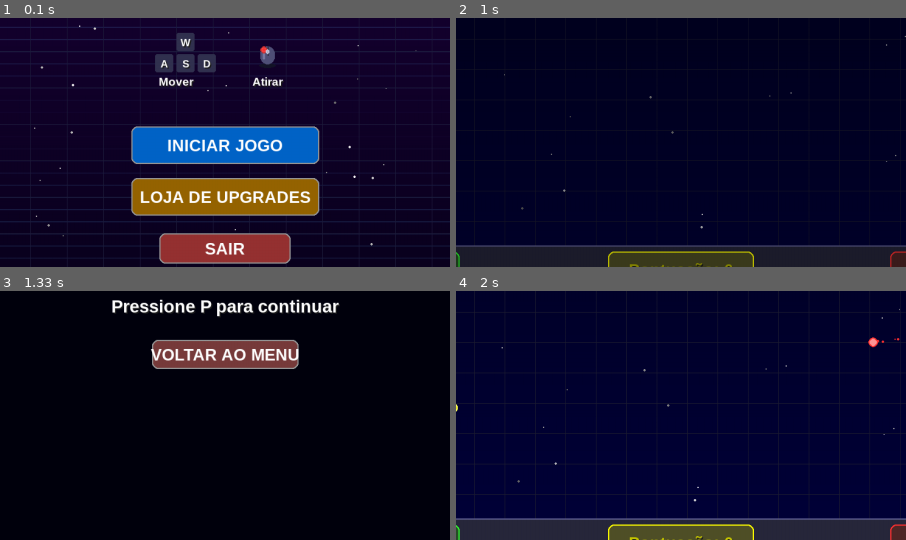
Above: before the commit, frames 1-4 (two rows, left to right).
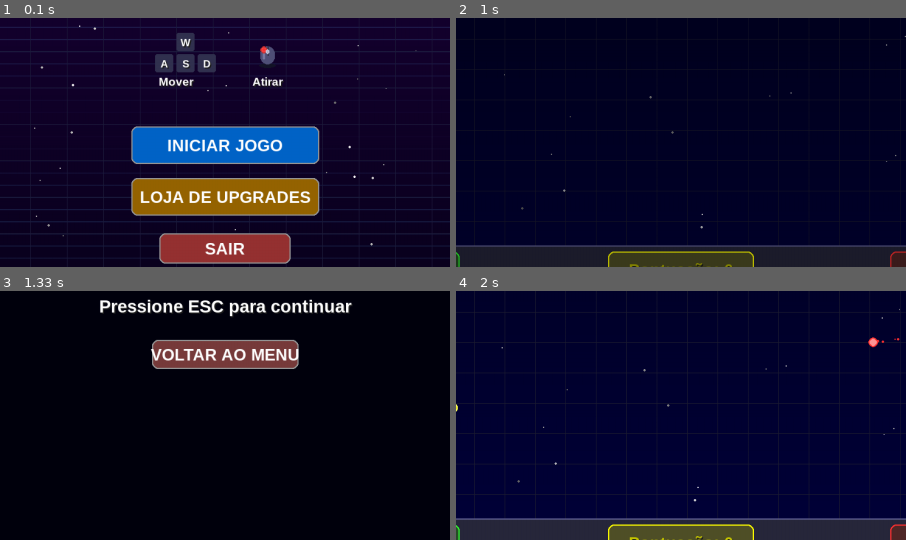
Above: after the commit, the same moments.

Repository: JoaoPedroMarimon/Pygame_SquareStorm
Game: pygame game, started from main.py
Two runs of this game, one before a commit and one after it. Both use one fixed random seed, a clock stepped at 60 frames per second and the inputs below.
Inputs (mouse positions are % of the whole screen's width and height, from its top left):
- Up to frame 1 (0.1 s): no input
- Up to frame 2 (1 s): tap Enter at 0.33, 0.67 s
- Up to frame 3 (1.33 s): hold Esc from 1 s (still down); hold D from 1 s (still down); move the mouse to (19, 73) at 1.03 s
- Up to frame 4 (2 s): release Esc at 1.47 s; release D at 1.47 s; hold Esc 1.5-1.97 s
The pictures show only the part of the screen within x 25-75%, y 45-95%; the shares and areas given below are measured in that part.

Frames 1-2 are identical in both runs. In frame 3, 2.1% of the frame differs, in the area x 22-79%, y 3-11%; in frame 4, nothing differs.

Commit message:
fix dead animation

Diff:
--- a/src/game/fase.py
+++ b/src/game/fase.py
@@ -366,6 +366,9 @@
     # Flag para pausa
     pausado = False
 
+    # Flag para controle de morte
+    jogador_morto = False
+
     # Controles de movimento
     movimento_x = 0
     movimento_y = 0
@@ -397,6 +400,9 @@
 
     # Criar mira personalizada
     mira_surface, mira_rect = criar_mira(12, BRANCO, AMARELO)
+
+    # Rectangle for pause menu button
+    rect_menu_pausado = None
 
     # Loop principal da fase
     rodando = True
@@ -412,14 +418,12 @@
         # Obter a posição atual do mouse para o sistema de mira
         pos_mouse = pygame.mouse.get_pos()
 
-# Inside the event loop, modify the mouse button handling
-# Inside the event loop, modify the pause control logic:
         for evento in pygame.event.get():
             if evento.type == pygame.QUIT:
                 return False, pontuacao
 
-            # Controles do teclado e mouse para o jogador (quando não estiver na introdução ou pausado)
-            if not mostrando_inicio and not pausado:
+            # Controles do teclado para o jogador (quando não estiver na introdução ou pausado ou morto)
+            if not mostrando_inicio and not pausado and not jogador_morto:
                 if evento.type == pygame.KEYDOWN:
                     if evento.key == pygame.K_w:
                         movimento_y = -1
@@ -434,7 +438,7 @@
                     if evento.key == pygame.K_ESCAPE:
                         pausado = True
                         pygame.mixer.pause()
-                        pygame.mouse.set_visible(True)  # Show cursor when paused
+                        pygame.mouse.set_visible(True)
 
                 # Parar o movimento quando soltar as teclas
                 if evento.type == pygame.KEYUP:
@@ -447,7 +451,7 @@
                     if evento.key == pygame.K_d and movimento_x > 0:
                         movimento_x = 0
 
-                # Tiro com o botão esquerdo do mouse (only when not paused)
+                # Tiro com o botão esquerdo do mouse (apenas se não estiver morto)
                 if evento.type == pygame.MOUSEBUTTONDOWN and evento.button == 1:
                     jogador.atirar_com_mouse(tiros_jogador, pos_mouse)
 
@@ -459,7 +463,7 @@
                         pygame.mixer.unpause()
                         pygame.mouse.set_visible(False)
                     if evento.key == pygame.K_m:
-                        return "menu", pontuacao  # Return "menu" instead of False
+                        return "menu", pontuacao
 
                 # Handle mouse clicks while paused
                 if evento.type == pygame.MOUSEBUTTONDOWN and evento.button == 1:
@@ -468,10 +472,11 @@
                         return "menu", pontuacao
 
             else:
-                # During introduction
+                # Durante a introdução, apenas ESC funciona
                 if evento.type == pygame.KEYDOWN:
                     if evento.key == pygame.K_ESCAPE:
                         return False, pontuacao
+                    # Qualquer tecla avança a introdução
                     contador_inicio = 0
 
         # Atualizar contador de introdução
@@ -508,7 +513,6 @@
             fade_in = max(0, fade_in - 10)
 
         # Se o jogo estiver pausado, pular a atualização
-# Modify the pause menu section:
         if pausado:
             # Preencher toda a tela com preto antes de desenhar qualquer coisa
             tela.fill((0, 0, 0))
@@ -521,7 +525,7 @@
 
             # Desenhar PAUSADO
             desenhar_texto(tela, "PAUSADO", 60, BRANCO, LARGURA // 2, ALTURA_JOGO // 2 - 50)
-            desenhar_texto(tela, "Pressione P para continuar", 30, BRANCO, LARGURA // 2, ALTURA_JOGO // 2 + 20)
+            desenhar_texto(tela, "Pressione ESC para continuar", 30, BRANCO, LARGURA // 2, ALTURA_JOGO // 2 + 20)
 
             # Create Menu button
             largura_menu = 250
@@ -534,9 +538,9 @@
             largura_ajustada_menu = int(largura_menu * escala_y)
             altura_ajustada_menu = int(altura_menu * escala_y)
             rect_menu_pausado = pygame.Rect(x_menu - largura_ajustada_menu // 2,
-                                        y_menu - altura_ajustada_menu // 2,
-                                        largura_ajustada_menu,
-                                        altura_ajustada_menu)
+                                           y_menu - altura_ajustada_menu // 2,
+                                           largura_ajustada_menu,
+                                           altura_ajustada_menu)
 
             # Draw the menu button
             hover_menu = criar_botao(tela, "VOLTAR AO MENU", x_menu, y_menu,
@@ -547,14 +551,15 @@
             relogio.tick(FPS)
             continue
 
-        # Atualizar posição do jogador
-        jogador.mover(movimento_x, movimento_y)
-        jogador.atualizar()
-
-        # Garantir que o jogador não ultrapasse a área de jogo
-        if jogador.y + jogador.tamanho > ALTURA_JOGO:
-            jogador.y = ALTURA_JOGO - jogador.tamanho
-            jogador.rect.y = jogador.y
+        # Atualizar posição do jogador apenas se não estiver morto
+        if not jogador_morto:
+            jogador.mover(movimento_x, movimento_y)
+            jogador.atualizar()
+
+            # Garantir que o jogador não ultrapasse a área de jogo
+            if jogador.y + jogador.tamanho > ALTURA_JOGO:
+                jogador.y = ALTURA_JOGO - jogador.tamanho
+                jogador.rect.y = jogador.y
 
         # Atualizar moedas e verificar colisões
         moeda_coletada = moeda_manager.atualizar(jogador)
@@ -633,8 +638,8 @@
         for tiro in tiros_inimigo[:]:
             tiro.atualizar()
 
-            # Verificar colisão com o jogador
-            if tiro.rect.colliderect(jogador.rect):
+            # Verificar colisão com o jogador apenas se ele não estiver morto
+            if not jogador_morto and tiro.rect.colliderect(jogador.rect):
                 if jogador.tomar_dano():
                     flash = criar_explosao(tiro.x, tiro.y, AZUL, particulas, 25)
                     flashes.append(flash)
@@ -689,9 +694,16 @@
 
         # Verificar condições de fim de fase
         if jogador.vidas <= 0:
+            # Marcar o jogador como morto
+            jogador_morto = True
+
             # Iniciar contagem para transição de derrota se ainda não iniciou
             if tempo_transicao_derrota is None:
                 tempo_transicao_derrota = duracao_transicao_derrota
+
+                # Parar movimento do jogador
+                movimento_x = 0
+                movimento_y = 0
 
                 # Criar explosões quando o jogador morrer
                 for _ in range(5):
--- a/src/ui/menu.py
+++ b/src/ui/menu.py
@@ -397,7 +397,7 @@
                                          altura_ajustada_jogar)
 
         # Desenhar apenas o botão JOGAR NOVAMENTE
-        hover_jogar = criar_botao(tela, "", x_jogar_novamente, y_jogar_novamente,
+        hover_jogar = criar_botao(tela, "MENU", x_jogar_novamente, y_jogar_novamente,
                                  largura_jogar_novamente, altura_jogar_novamente,
                                  (60, 120, 60), (80, 180, 80), BRANCO)
 
Not shown, changed: README.md
